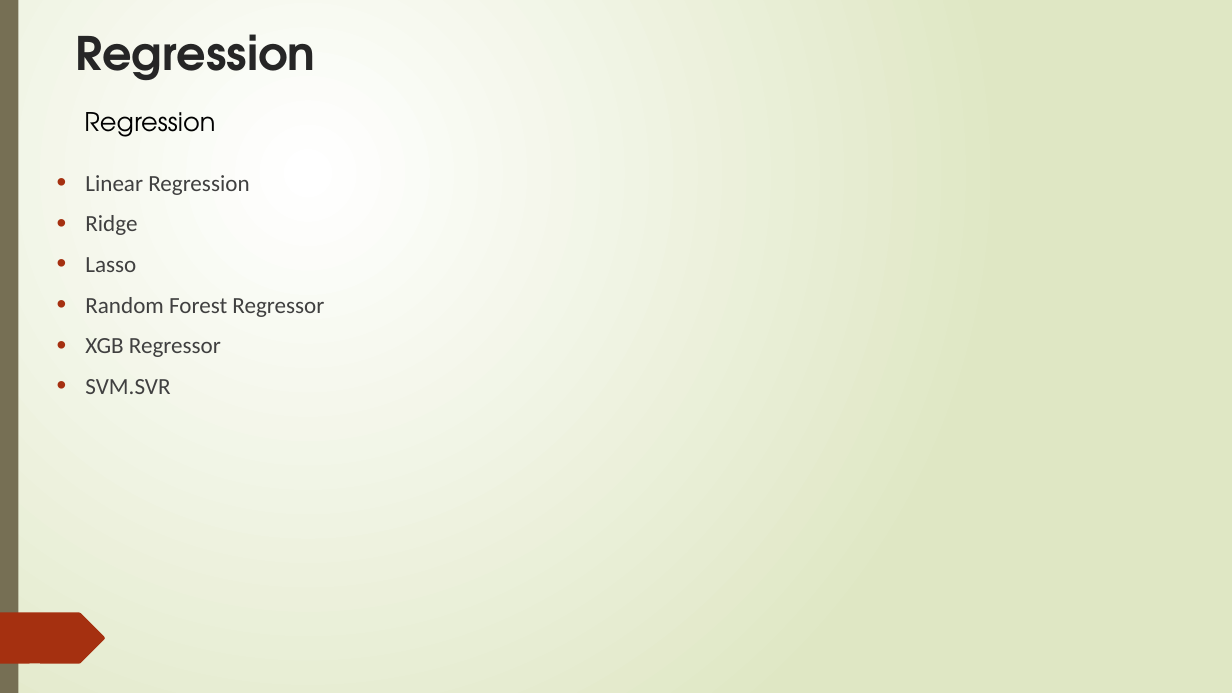
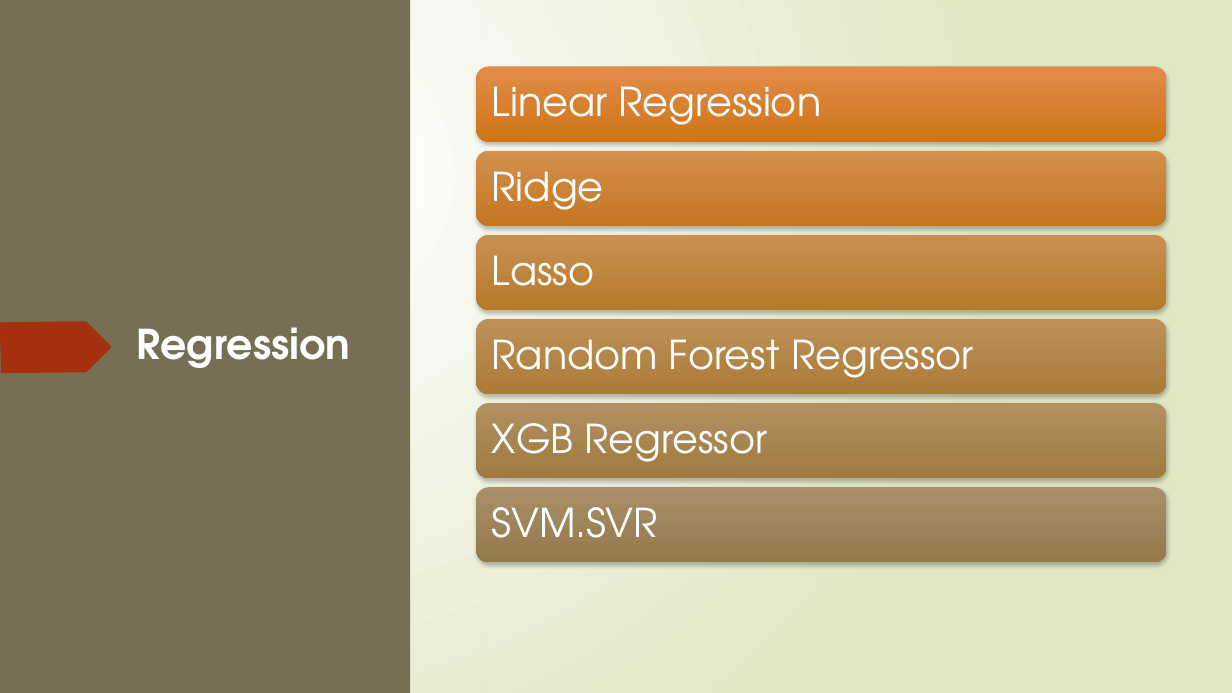
Before and after one commit to rwadisaputro/lhl_midterm_project, a slide deck: slide 9 of Project1-5.pptx. Drawn at 1232x693 pixels with LibreOffice and Linux fonts; fonts in the diff are those of the drawing. Boxes give left, top, right and bottom in pixels: in the first picture for what was removed or moved away, otherwise in the second. Text is boxed around its words. In the diff, an @@ line names an element or a change of style, - is before the commit and + after.

```diff
--- a/Project1-5.pptx
+++ b/Project1-5.pptx
@@ rectangle added at (x1=0, y1=0, x2=410, y2=693), fill #766F54 @@
@@ rectangle resized from (x1=0, y1=0, x2=1232, y2=693) to (x1=484, y1=0, x2=1232, y2=693) @@
@@ text "Linear Regression" at (x1=492, y1=86, x2=821, y2=125): vertical alignment top to middle @@
@@ text at (x1=492, y1=86, x2=821, y2=125): text changed; size 20 to 31 pt; text colour #000000 to #FFFFFF @@
-Regression
+Linear Regression
@@ text removed at (x1=85, y1=175, x2=324, y2=394) @@
-• Linear Regression
-• Ridge
-• Lasso
-• Random Forest Regressor
-• XGB Regressor
-• SVM.SVR
@@ freeform shape resized from (x1=0, y1=613, x2=105, y2=664) to (x1=0, y1=322, x2=111, y2=373) @@
@@ text "Regression" moved from (x1=75, y1=34, x2=315, y2=80) to (x1=137, y1=327, x2=350, y2=368) @@
@@ text "Regression" at (x1=137, y1=327, x2=350, y2=368): size 36 to 32 pt, text colour #262626 to #FFFFFF @@
@@ group added at (x1=476, y1=67, x2=1166, y2=562): 6 rounded rectangles, 5 texts @@
+Ridge
+Lasso
+Random Forest Regressor
+XGB Regressor
+SVM.SVR
@@ group removed at (x1=10, y1=141, x2=288, y2=660): 5 freeform shapes @@
@@ group removed at (x1=10, y1=141, x2=288, y2=660): 5 freeform shapes @@
@@ group removed at (x1=47, y1=130, x2=240, y2=667): 7 freeform shapes @@
```
Also in this commit, not shown: 7 other slides changed, 1 slide added.
